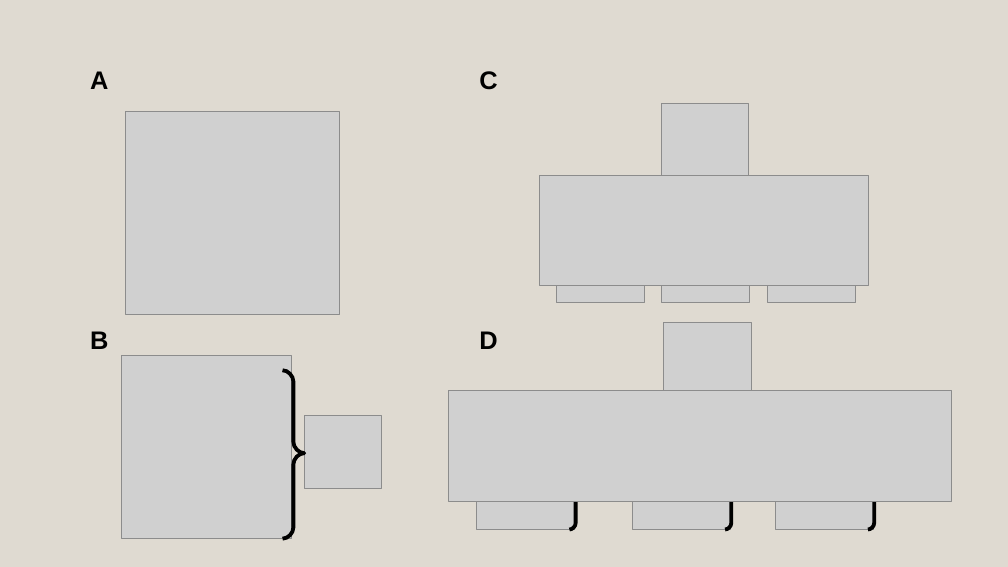
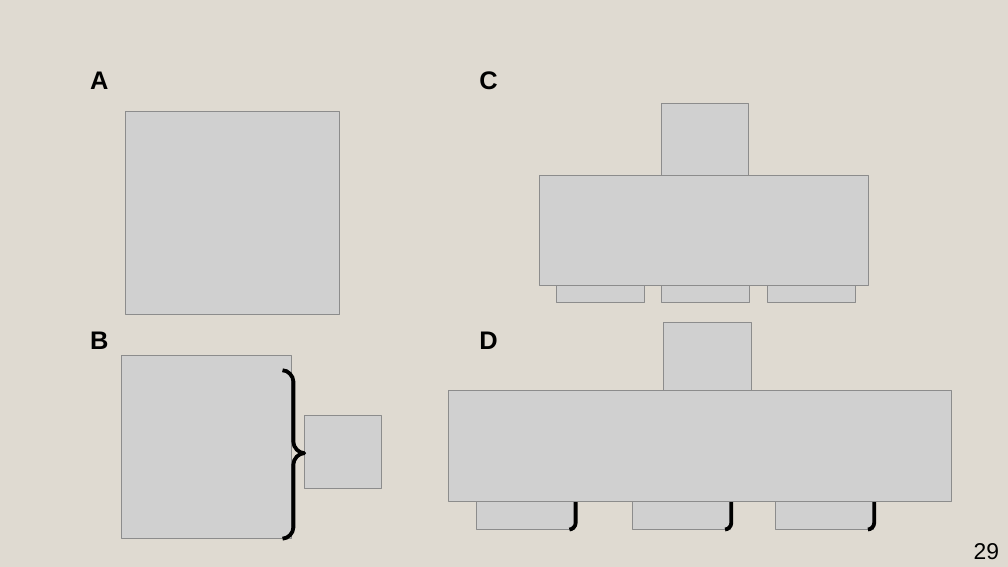
Before and after one commit to AmdaU/presentations, a slide deck: slide 29 of Seminaire/Seminaire.odp. Drawn at 1008x567 pixels with LibreOffice and Linux fonts; fonts in the diff are those of the drawing; grey boxes stand for pictures. Boxes give left, top, right and bottom in pixels: in the first picture for what was removed or moved away, otherwise in the second. Text is boxed around its words. In the diff, an @@ line names an element or a change of style, - is before the commit and + after.

```diff
--- a/Seminaire/Seminaire.odp
+++ b/Seminaire/Seminaire.odp
@@ page number added at box(974, 543, 999, 560), 18 pt, text #000000 @@
+29
```
Also in this commit, not shown: 2 slides added, 2 other files.
